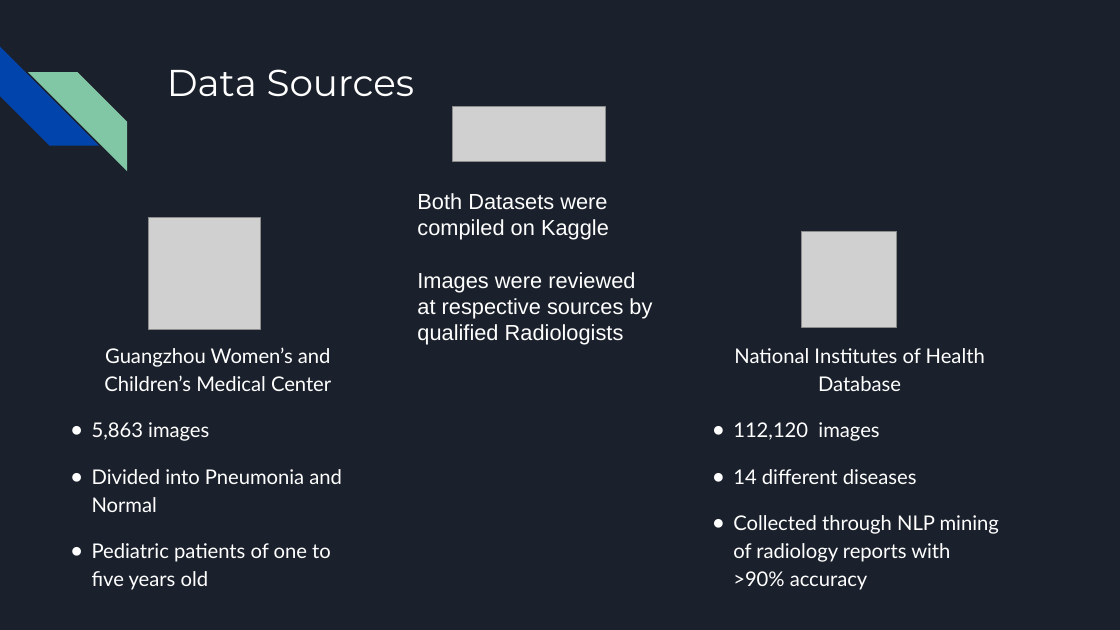
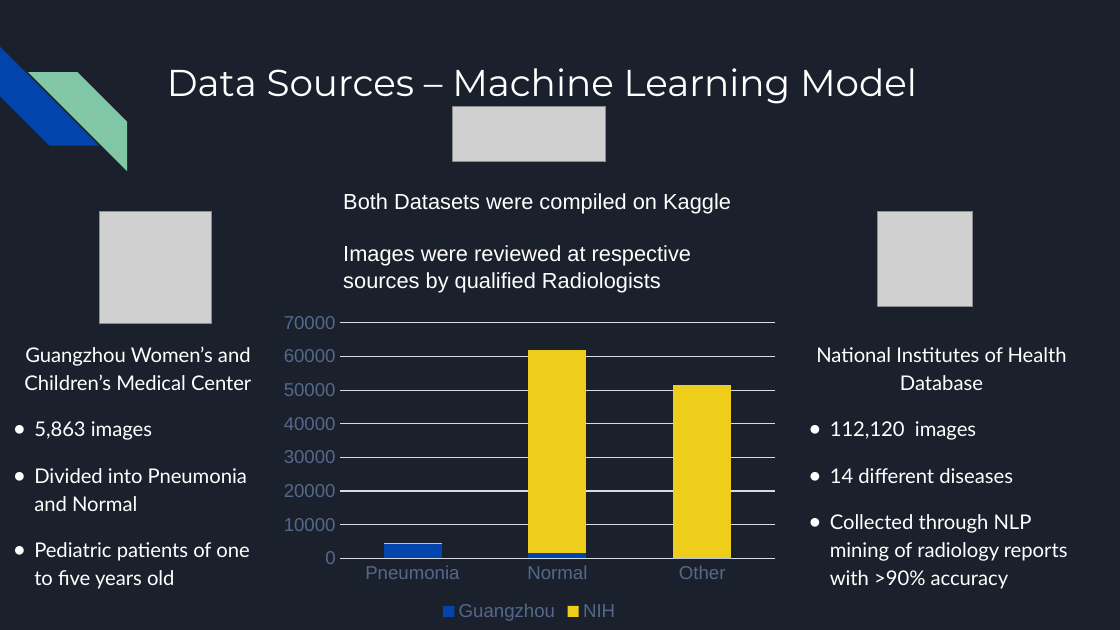
Before and after one commit to Ayesha-da/pneumonia_detection_analysis, a slide deck: slide 6 of Pneumonia Analysis Presentation.pptx. Drawn at 1120x630 pixels with LibreOffice and Linux fonts; fonts in the diff are those of the drawing; grey boxes stand for pictures. Boxes give left, top, right and bottom in pixels: in the first picture for what was removed or moved away, otherwise in the second. Text is boxed around its words. In the diff, an @@ line names an element or a change of style, - is before the commit and + after.

```diff
--- a/Pneumonia Analysis Presentation.pptx
+++ b/Pneumonia Analysis Presentation.pptx
@@ title at <box>167,68,917,104</box>: text changed @@
-Data Sources
+Data Sources – Machine Learning Model
@@ text "Both Datasets were compiled on ..." rewrapped from <box>417,193,652,345</box> to <box>343,193,731,292</box> @@
@@ picture: place and size @@
-picture at <box>149,217,261,329</box>
+picture at <box>100,212,212,324</box>
@@ picture: place and size @@
-picture at <box>801,232,896,327</box>
+picture at <box>877,212,972,307</box>
@@ text "Guangzhou Women’s and Children’s Medical ..." rewrapped from <box>92,347,342,590</box> to <box>24,346,251,589</box> @@
@@ column stacked chart added at <box>273,307,785,626</box> @@
+categories: Pneumonia, Normal, Other
+Guangzhou: 4000, 2000, 0
+NIH: 0, 60000, 51000
@@ text "National Institutes of Health Database" rewrapped from <box>733,348,999,590</box> to <box>816,347,1068,589</box> @@
```
Also in this commit, not shown: 6 other slides changed, 5 slides added, 3 slides removed.
